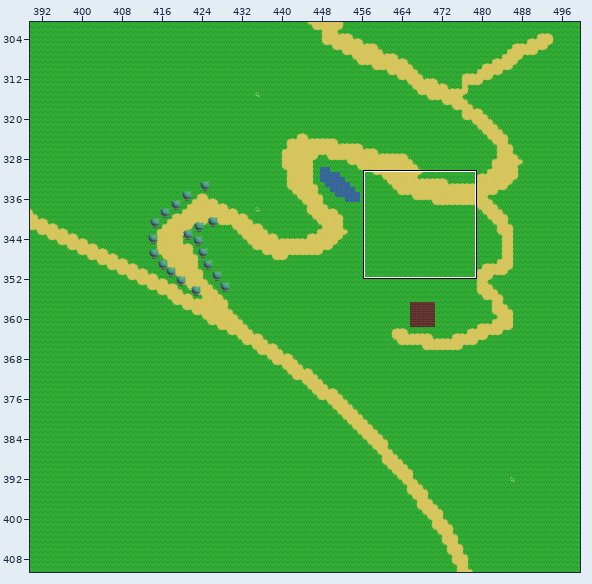
Tiled map -- maps/trawapiach.tmx. The first picture is a wide view before the edit; the outline marks the close-up.
Close-up. Before:
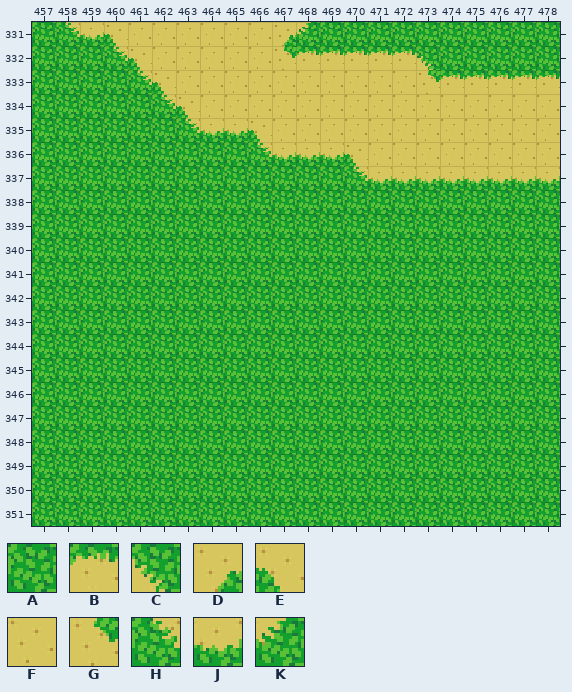
Cells are 16x16 px. Shown: x 457..478, y 331..351. The commit also changed other parts of the map, which this record leaves out.
Key: from "newTile": A 1, B 10, C 11, D 12, E 13, F 18, G 20, H 25, J 26, K 27.
_ is an empty cell.
Objects are placed by their top-left corner, in cells (3,4 is the top-left corner of cell 3,4); size is 1x1 cell unless given.
Layer "Warstwa Kafelków 1" before, first column x 457:
331 AHJEFFFFFFDKAAAAAAAAAA
332 AAAHEFFFFFGBBBBBCAAAAA
333 AAAAHEFFFFFFFFFFGBBBBB
334 AAAAAHEFFFFFFFFFFFFFFF
335 AAAAAAHJJEFFFFFFFFFFFF
336 AAAAAAAAAHJJJEFFFFFFFF
337 AAAAAAAAAAAAAHJJJJJJJJ
338 AAAAAAAAAAAAAAAAAAAAAA
339 AAAAAAAAAAAAAAAAAAAAAA
340 AAAAAAAAAAAAAAAAAAAAAA
341 AAAAAAAAAAAAAAAAAAAAAA
342 AAAAAAAAAAAAAAAAAAAAAA
343 AAAAAAAAAAAAAAAAAAAAAA
344 AAAAAAAAAAAAAAAAAAAAAA
345 AAAAAAAAAAAAAAAAAAAAAA
346 AAAAAAAAAAAAAAAAAAAAAA
347 AAAAAAAAAAAAAAAAAAAAAA
348 AAAAAAAAAAAAAAAAAAAAAA
349 AAAAAAAAAAAAAAAAAAAAAA
350 AAAAAAAAAAAAAAAAAAAAAA
351 AAAAAAAAAAAAAAAAAAAAAA
After the commit:
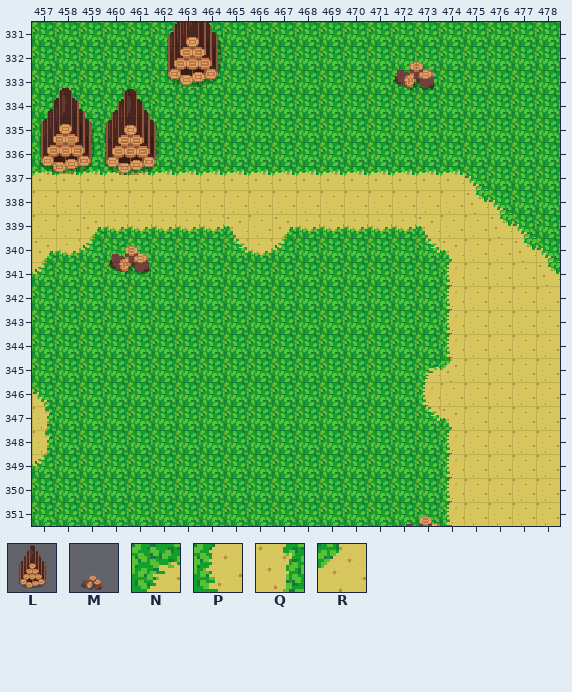
Further tiles: from "loggersDec": L 0, M 2; from "newTile": N 9, P 17, Q 19, R 21.
The edit:
Changed rows in their new state; . is an unchanged cell.
Layer "Warstwa Kafelków 1":
first column x 457:
331 .AAAAAAAAAAA..........
332 ...AAAAAAAAAAAAAA.....
333 ....AAAAAAAAAAAAAAAAAA
334 .....AAAAAAAAAAAAAAAAA
335 ......AAAAAAAAAAAAAAAA
336 .........AAAAAAAAAAAAA
337 BBBBBBBBBBBBBBBBBBCAAA
338 FFFFFFFFFFFFFFFFFFGC..
339 FFDJJJJJEFDJJJJJEFFGC.
340 DJK.....HJK.....HEFFGC
341 K................PFFFG
342 .................PFFFF
343 .................PFFFF
344 .................PFFFF
345 ................NRFFFF
346 C...............PFFFFF
347 Q...............HEFFFF
348 Q................PFFFF
349 K................PFFFF
350 .................PFFFF
351 .................PFFFF
Layer "Drzewa":
added: M at 471.1,330 size 4x4
added: L at 461.7,330 size 4x4
added: L at 456.4,333.6 size 4x4
added: L at 459.1,333.7 size 4x4
added: M at 459.2,337.7 size 4x4
added: M at 471.5,348.9 size 4x4
Boxes around the changes in both close-ups, in picture pixels (x1, y1, x2, y2):
changed: (32, 22, 560, 526)
